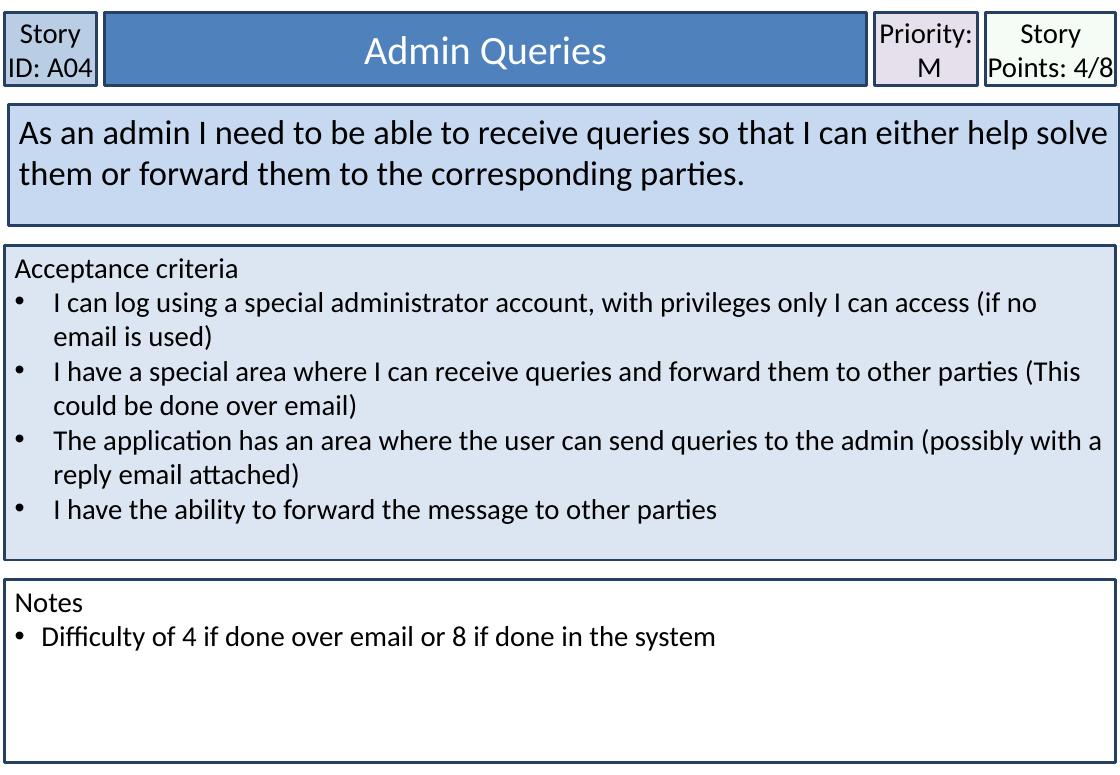
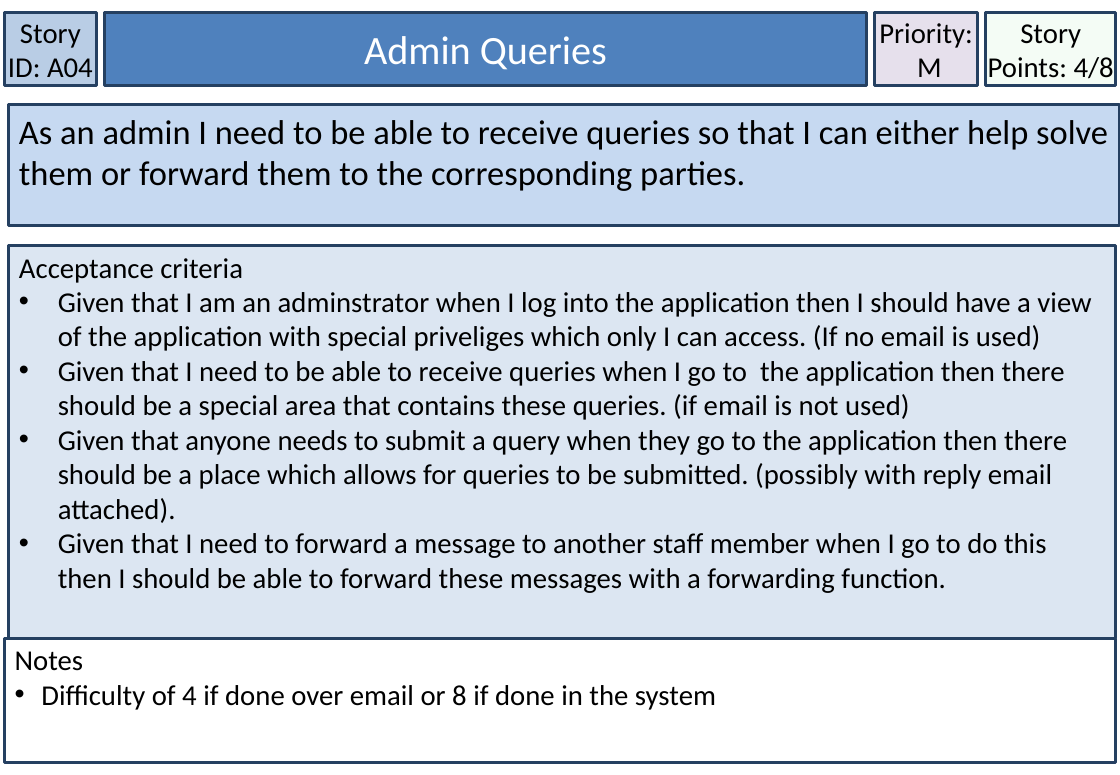
Before and after one commit to MichaelDevenish/IFB299MusicSchool, a slide deck: slide 22 of Documentation/Accpetance Criteria & User Stories/User Stories Final Format.pptx. Drawn at 1120x775 pixels with LibreOffice and Linux fonts; fonts in the diff are those of the drawing. Boxes give left, top, right and bottom in pixels: in the first picture for what was removed or moved away, otherwise in the second. Text is boxed around its words. In the diff, an @@ line names an element or a change of style, - is before the commit and + after.

```diff
--- a/Documentation/Accpetance Criteria & User Stories/User Stories Final Format.pptx
+++ b/Documentation/Accpetance Criteria & User Stories/User Stories Final Format.pptx
@@ rectangle "Acceptance criteria": place and size @@
-rectangle "Acceptance criteria" at box(4, 245, 1116, 561)
+rectangle "Acceptance criteria" at box(9, 245, 1117, 638)
@@ text in rectangle at box(58, 292, 1091, 593): text changed @@
-• I can log using a special administrator account, with privileges only I can access (if no email is used)
-• I have a special area where I can receive queries and forward them to other parties (This could be done over email)
-• The application has an area where the user can send queries to the admin (possibly with a reply email attached)
-• I have the ability to forward the message to other parties
+• Given that I am an adminstrator when I log into the application then I should have a view of the application with special priveliges which only I can access. (If no email is used)
+• Given that I need to be able to receive queries when I go to the application then there should be a special area that contains these queries. (if email is not used)
+• Given that anyone needs to submit a query when they go to the application then there should be a place which allows for queries to be submitted. (possibly with reply email attached).
+• Given that I need to forward a message to another staff member when I go to do this then I should be able to forward these messages with a forwarding function.
@@ rectangle "Notes": place and size @@
-rectangle "Notes" at box(4, 580, 1116, 763)
+rectangle "Notes" at box(4, 638, 1116, 763)
```
Also in this commit, not shown: 18 other slides changed, 1 other file.
